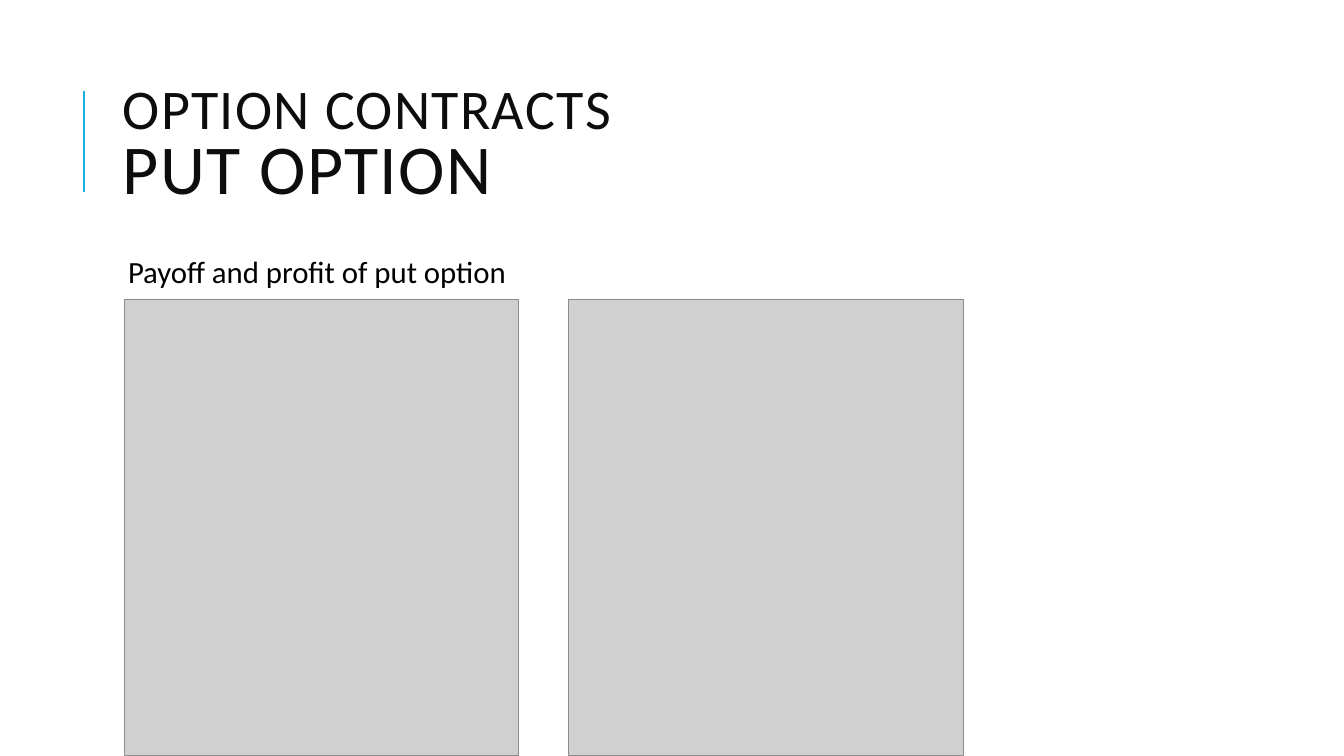
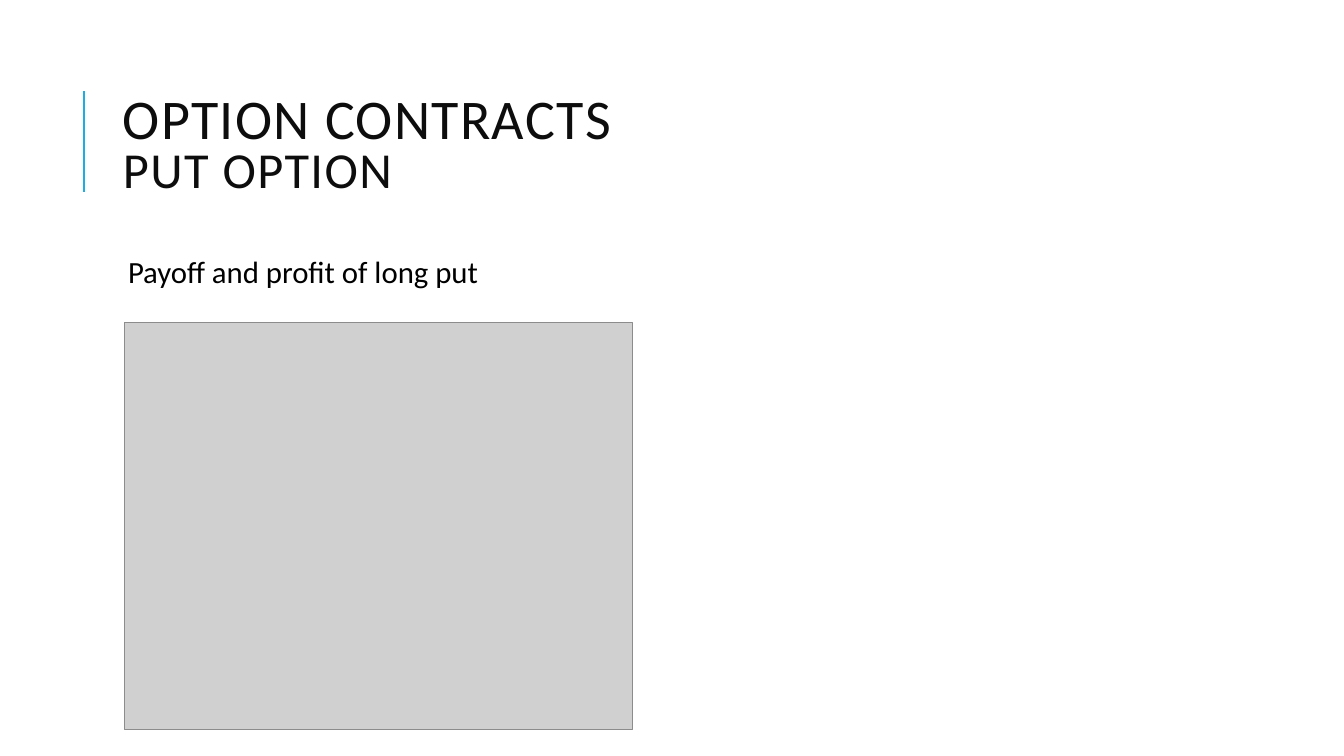
Before and after one commit to Isco0530/data, a slide deck: slide 34 of Derivatives.pptx. Drawn at 1344x756 pixels with LibreOffice and Linux fonts; fonts in the diff are those of the drawing; grey boxes stand for pictures. Boxes give left, top, right and bottom in pixels: in the first picture for what was removed or moved away, otherwise in the second. Text is boxed around its words. In the diff, an @@ line names an element or a change of style, - is before the commit and + after.

```diff
--- a/Derivatives.pptx
+++ b/Derivatives.pptx
@@ title "OPTION CONTRACTS PUT OPTION" at (123,102,611,189): size 50 to 36 pt in "PUT OPTION" @@
@@ text at (128,261,478,289): text changed @@
-  Payoff and profit of put option
+  Payoff and profit of long put
@@ picture removed at (569,299,963,756) @@
@@ picture: place and size @@
-picture at (124,299,518,756)
+picture at (124,323,632,730)
```
Also in this commit, not shown: 8 other slides changed.
